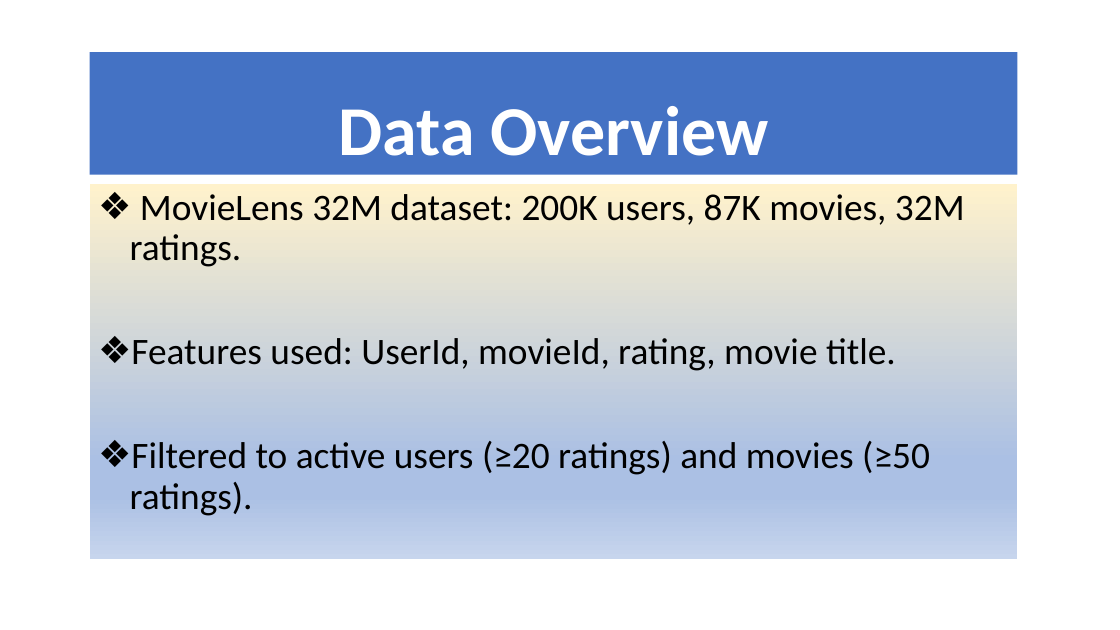
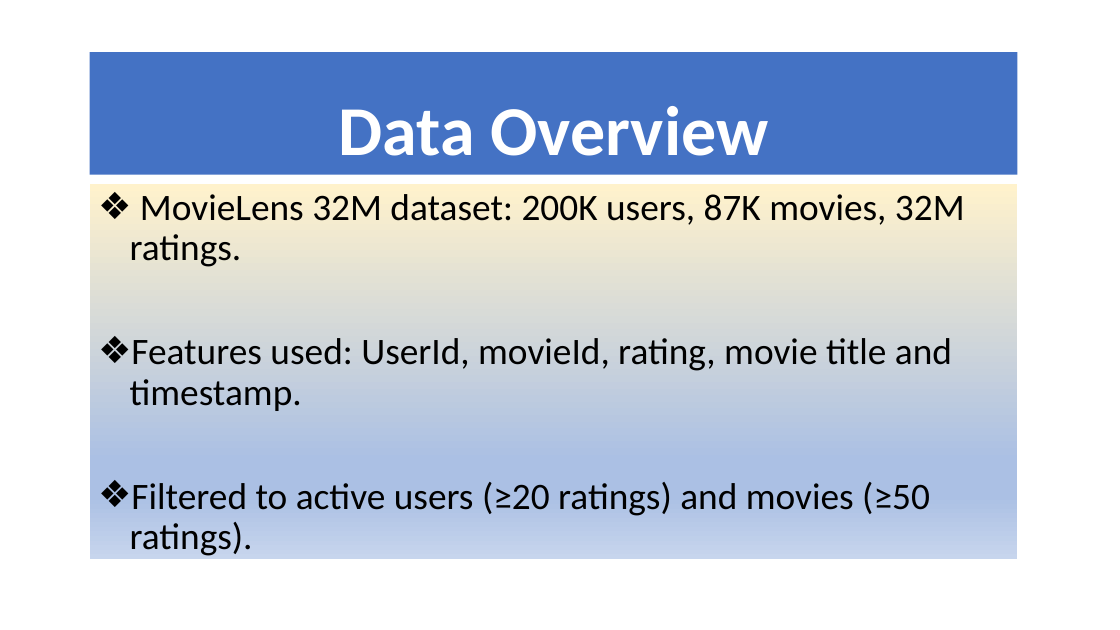
Before and after one commit to Rsumaili/Phase-4-Project, a slide deck: slide 4 of Non-Technical Presentation.pptx. Drawn at 1120x630 pixels with LibreOffice and Linux fonts; fonts in the diff are those of the drawing. Boxes give left, top, right and bottom in pixels: in the first picture for what was removed or moved away, otherwise in the second. Text is boxed around its words. In the diff, an @@ line names an element or a change of style, - is before the commit and + after.

```diff
--- a/Non-Technical Presentation.pptx
+++ b/Non-Technical Presentation.pptx
@@ subtitle at <box>130,338,952,411</box>: text changed @@
-❖ Features used: UserId, movieId, rating, movie title.
+❖ Features used: UserId, movieId, rating, movie title and timestamp.
```
Also in this commit, not shown: 4 other slides changed, 3 slides added, 1 other file.
